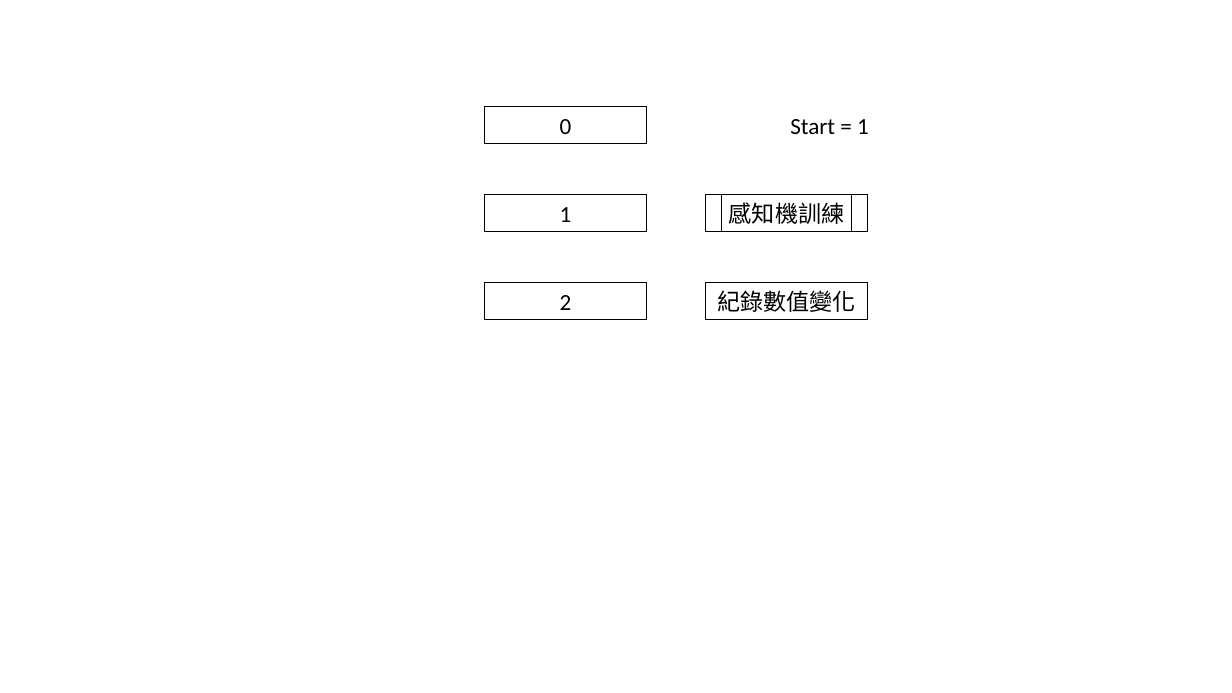
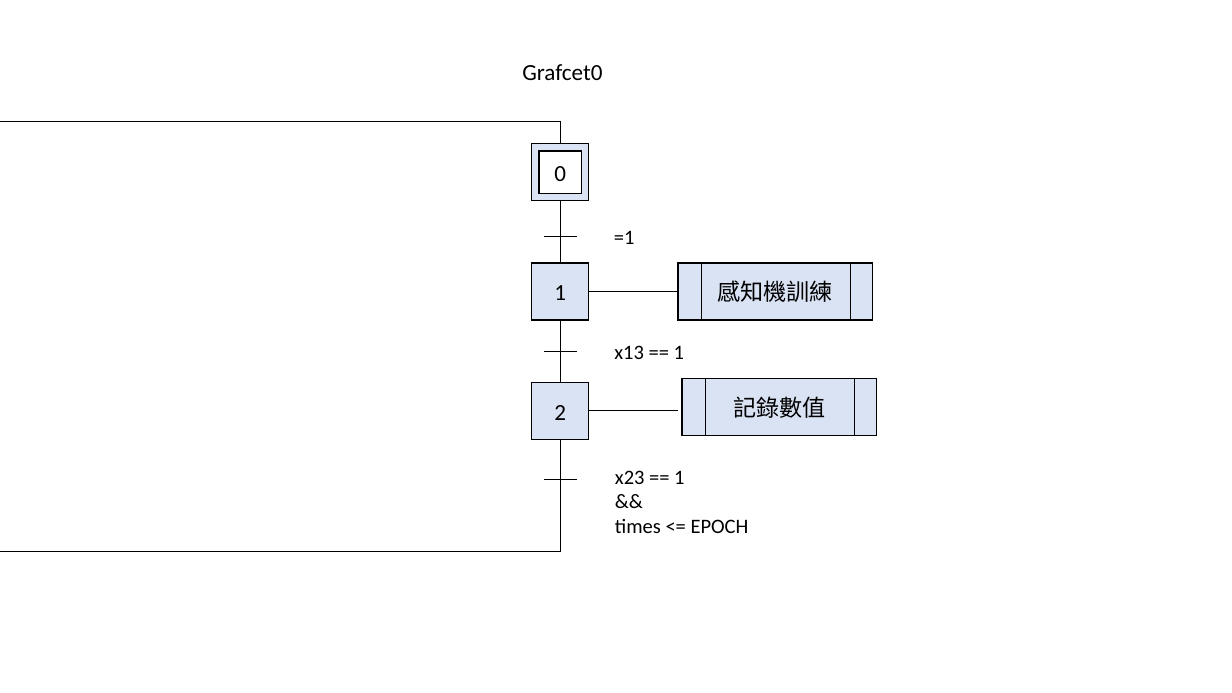
Before and after one commit to ztding19/sinigle_neuron_perceptron_grafcet_c, a slide deck: slide 2 of note.pptx. Drawn at 1232x693 pixels with LibreOffice and Linux fonts; fonts in the diff are those of the drawing. Boxes give left, top, right and bottom in pixels: in the first picture for what was removed or moved away, otherwise in the second. Text is boxed around its words. In the diff, an @@ line names an element or a change of style, - is before the commit and + after.

```diff
--- a/note.pptx
+++ b/note.pptx
@@ text added at [522,64,602,80], 18 pt, text #000000 @@
+Grafcet0
@@ elbow line added from (560, 144) to (560, 439), #000000 0.5 pt @@
@@ frame "0": place and size @@
-frame "0" at [484,106,647,143]
+frame "0" at [532,144,590,201]
@@ frame "0" at [532,144,590,201]: vertical alignment top to middle; rectangle to frame; fill none to #DAE3F3; outline #000000 0.75 pt to #000000 1 pt @@
@@ line added from (560, 201) to (560, 263), #000000 0.5 pt @@
@@ line added from (544, 237) to (577, 237), #000000 0.5 pt @@
@@ text at [614,230,635,244]: text changed; size 18 to 16 pt @@
-Start = 1
+=1
@@ rectangle "1": place and size @@
-rectangle "1" at [484,195,647,232]
+rectangle "1" at [532,263,590,321]
@@ rectangle "感知機訓練": place and size @@
-rectangle "感知機訓練" at [705,195,868,232]
+rectangle "感知機訓練" at [678,263,872,321]
@@ rectangle: place and size @@
-rectangle at [722,195,851,232]
+rectangle at [701,263,851,321]
@@ line added from (589, 292) to (678, 292), #000000 0.5 pt @@
@@ line added from (560, 320) to (560, 383), #000000 0.5 pt @@
@@ line added from (544, 351) to (577, 351), #000000 0.5 pt @@
@@ text added at [614,345,684,359], 16 pt, text #000000 @@
+x13 == 1
@@ rectangle "2": place and size @@
-rectangle "2" at [484,283,647,320]
+rectangle "2" at [532,383,590,440]
@@ vertical alignment top to middle; fill none to #DAE3F3; outline #000000 0.75 pt to #000000 1 pt in 4 elements at [678,263,872,321], [532,263,590,321], [532,383,590,440], [682,379,876,436] @@
@@ rectangle "記錄數值": place and size @@
-rectangle "記錄數值" at [705,283,868,320]
+rectangle "記錄數值" at [682,379,876,436]
@@ rectangle added at [705,379,855,436], outline #000000 0.75 pt @@
@@ line added from (589, 411) to (678, 411), #000000 0.5 pt @@
@@ text in rectangle at [733,396,825,418]: text changed @@
-紀錄數值變化
+記錄數值
@@ text added at [615,470,749,533], 16 pt, text #000000 @@
+x23 == 1
+&&
+times <= EPOCH
@@ line added from (544, 480) to (577, 480), #000000 0.5 pt @@
```
Also in this commit, not shown: 1 other slide changed, 4 slides added, 5 other files.
